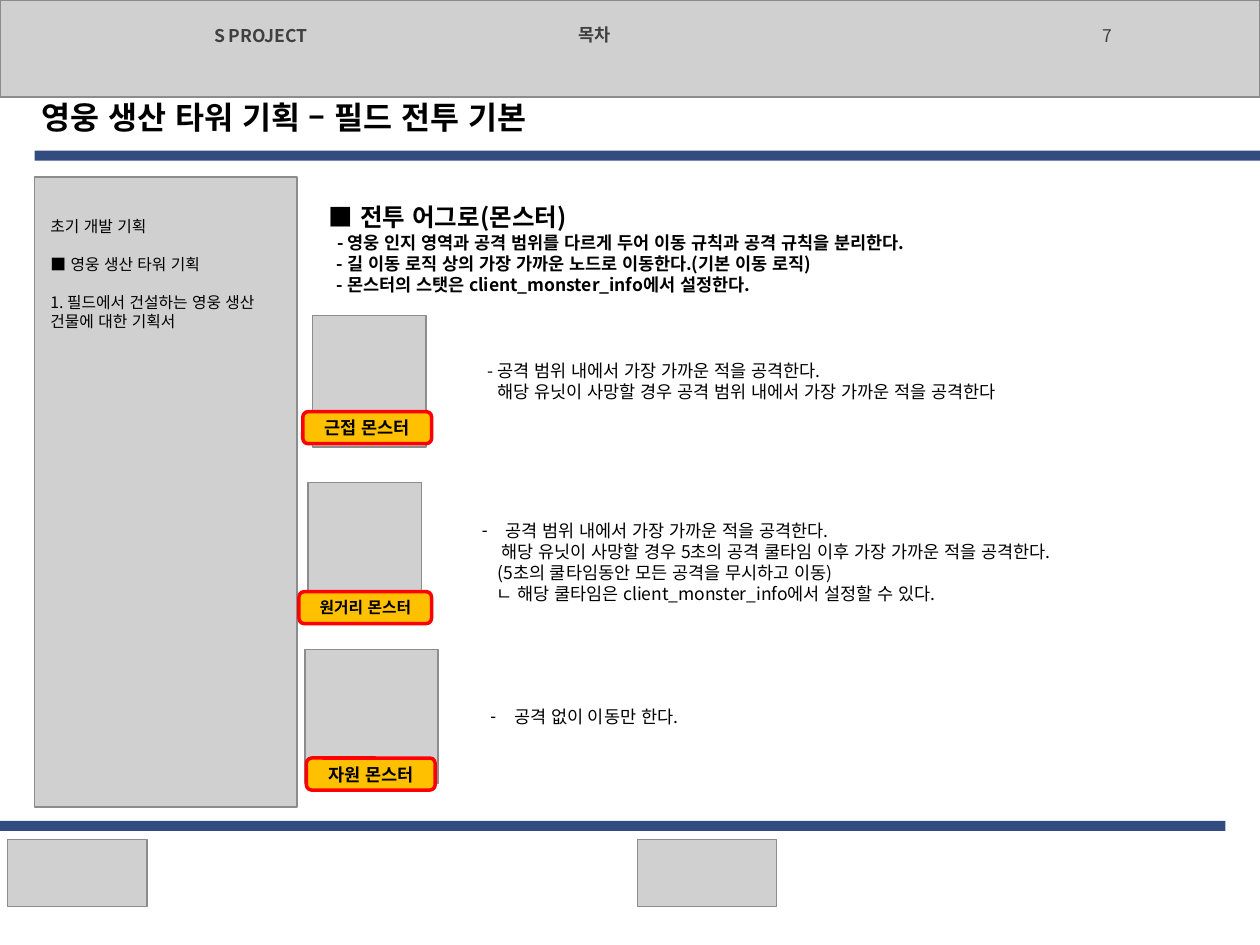
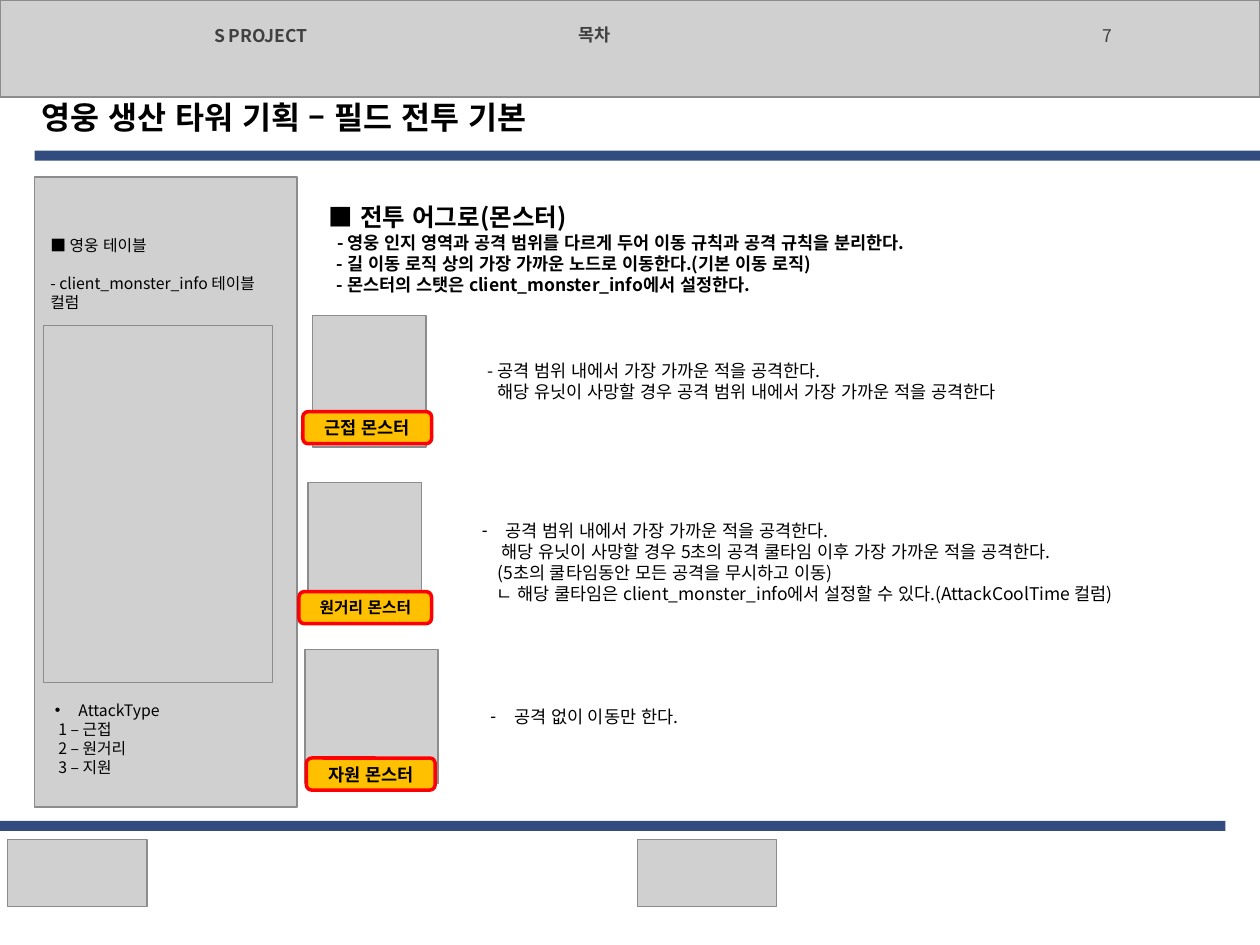
Before and after one commit to EpicRocket/SProjectDesign, a slide deck: slide 7 of Design/영웅 생산 타워 기획서.pptx. Drawn at 1260x945 pixels with LibreOffice and Linux fonts; fonts in the diff are those of the drawing; grey boxes stand for pictures. Boxes give left, top, right and bottom in pixels: in the first picture for what was removed or moved away, otherwise in the second. Text is boxed around its words. In the diff, an @@ line names an element or a change of style, - is before the commit and + after.

Commit message:
#modify
타워 기획서 수정 및 깃 주소 변경

```diff
--- a/Design/영웅 생산 타워 기획서.pptx
+++ b/Design/영웅 생산 타워 기획서.pptx
@@ text removed at (50, 219, 254, 329) @@
-초기 개발 기획
-■ 영웅 생산 타워 기획
-1. 필드에서 건설하는 영웅 생산 건물에 대한 기획서
@@ text added at (50, 238, 255, 309), 9 pt, text #000000 @@
+■ 영웅 테이블
+- client_monster_info 테이블 컬럼
@@ picture added at (44, 326, 272, 683) @@
@@ text at (496, 582, 1112, 604): text changed @@
-ㄴ 해당 쿨타임은 client_monster_info에서 설정할 수 있다.
+ㄴ 해당 쿨타임은 client_monster_info에서 설정할 수 있다.(AttackCoolTime 컬럼)
@@ text added at (58, 703, 159, 775), 9 pt, text #000000 @@
+• AttackType
+1 – 근접
+2 – 원거리
+3 – 지원
```
Also in this commit, not shown: 2 other slides changed, 1 other file.
